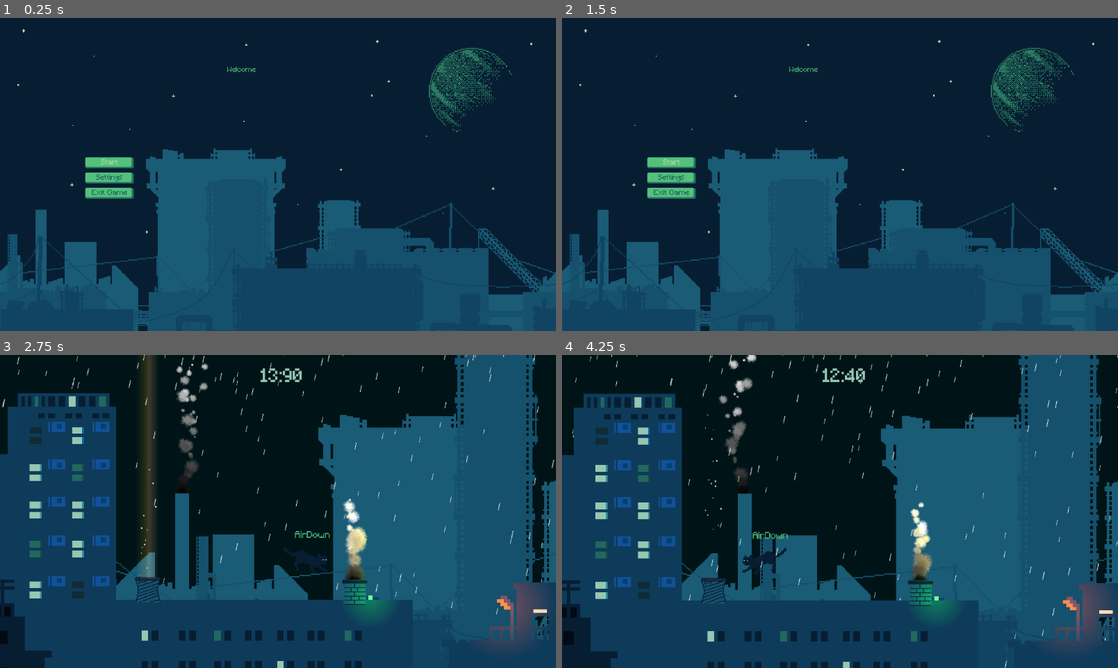
Above: before the commit, frames 1-4 (two rows, left to right).
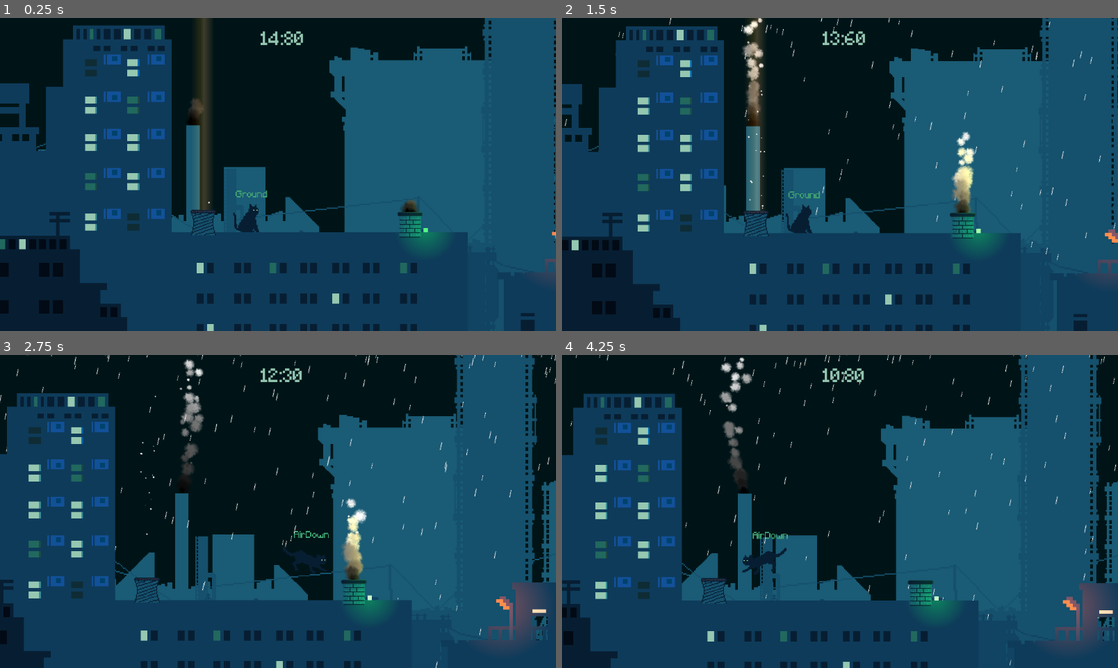
Above: after the commit, the same moments.

Repository: DEVizzent/mermelada-jam-2023
Game: Godot game, scene res://Levels/Level2/Level2.tscn
The game is run twice, just before and just after one commit, with the same random seed, the same clock (stepped at 60 frames per second) and the same inputs. Before the commit the project starts from res://Inicio/StartMenu.tscn.
Inputs (mouse positions are in pixels of both pictures, inside the frame that each line leads up to):
- Up to frame 1 (0.25 s): no input
- Up to frame 2 (1.5 s): click (673, 161) at 0.5 s, where only the run before the commit has a clickable "Start"; click (673, 161) at 1.25 s, where only the run before the commit has a clickable "Start"
- Up to frame 3 (2.75 s): move the mouse to (400, 495) at 2.02 s; hold Right (ui_right) from 2.03 s (still down); hold Space (jump) from 2.03 s (still down); click (400, 495) at 2.17 s
- Up to frame 4 (4.25 s): release Right (ui_right) at 2.75 s; release Space (jump) at 2.75 s; drag from (728, 527) to (867, 561) at 2.77 s; move the mouse to (895, 442) at 3.52 s; hold Left (ui_left) from 3.53 s (still down); hold Space (jump) from 3.53 s (still down)

The runs differ from the first frame. In frame 1, 79% of the frame differs, in the area x 0-100%, y 0-100%; in frame 2, 79%; in frame 3, 6.4%; in frame 4, 2.7%.

Commit message:
chimenea_hit working!

Diff:
--- a/Player/ClasesMachineState/machine_state.gd
+++ b/Player/ClasesMachineState/machine_state.gd
@@ -7,6 +7,8 @@
 @export var air_up_state : State
 @export var air_down_state : State
 @export var stop_state : State
+@export var chimenea_hit_state : ChimeneaHitState
+@export var vapor_hit_state : State
 
 @export var current_state : State
 @export_group("Array Miaus")
@@ -51,7 +53,10 @@
 	print("falta programar reaccion")
 
 func _on_hit_box_area_entered(area : Area2D):
-	if area.get_parent().is_in_group("chimenea"):
-		print("chimenea hit")
-	elif area.get_parent().is_in_group("vapor"):
-		print("vapor hit")
+	if area.is_in_group("chimenea"):
+		animated_sprite.play("damage")
+		chimenea_hit_state.posicion_chimenea = area.global_position
+		current_state.next_state = chimenea_hit_state
+	elif area.is_in_group("vapor"):
+		animated_sprite.play("jump_up")
+		current_state.next_state = vapor_hit_state
--- a/Player/Player.tscn
+++ b/Player/Player.tscn
@@ -13,6 +13,7 @@
 [ext_resource type="AudioStream" uid="uid://etk3wp88goh2" path="res://Player/SoundEffects/miau1.mp3" id="10_f2ve2"]
 [ext_resource type="Script" path="res://Player/States/ChimeneaHit.gd" id="10_gcmi4"]
 [ext_resource type="AudioStream" uid="uid://qnocn6q6hcd6" path="res://Player/SoundEffects/miau2.mp3" id="11_ol40c"]
+[ext_resource type="Script" path="res://Player/States/VaporHit.gd" id="12_8usea"]
 [ext_resource type="AudioStream" uid="uid://osigtrnhmhdg" path="res://Player/SoundEffects/miau_muerte.mp3" id="12_80kx0"]
 [ext_resource type="AudioStream" uid="uid://wph7mpknp5cq" path="res://Player/SoundEffects/miau3.mp3" id="12_i44d4"]
 [ext_resource type="AudioStream" uid="uid://b2omhfempkadv" path="res://Player/SoundEffects/miau4.mp3" id="13_fdca7"]
@@ -307,7 +308,7 @@
 frame = 7
 frame_progress = 1.0
 
-[node name="MachineState" type="Node" parent="." node_paths=PackedStringArray("character", "animated_sprite", "ground_state", "air_up_state", "air_down_state", "stop_state", "current_state", "array_miaus")]
+[node name="MachineState" type="Node" parent="." node_paths=PackedStringArray("character", "animated_sprite", "ground_state", "air_up_state", "air_down_state", "stop_state", "chimenea_hit_state", "vapor_hit_state", "current_state", "array_miaus")]
 script = ExtResource("6_hf7wk")
 character = NodePath("..")
 animated_sprite = NodePath("../AnimatedSprite2D")
@@ -315,6 +316,8 @@
 air_up_state = NodePath("AirUp")
 air_down_state = NodePath("AirDown")
 stop_state = NodePath("Stop")
+chimenea_hit_state = NodePath("ChimeneaHit")
+vapor_hit_state = NodePath("VaporHit")
 current_state = NodePath("Ground")
 array_miaus = [NodePath("../Miaus/Miau1"), NodePath("../Miaus/Miau2"), NodePath("../Miaus/Miau3"), NodePath("../Miaus/Miau4"), NodePath("../Miaus/Miau5"), NodePath("../Miaus/Miau6"), NodePath("../Miaus/Miau7"), NodePath("../Miaus/Miau8"), NodePath("../Miaus/Miau9")]
 
@@ -340,6 +343,10 @@
 
 [node name="ChimeneaHit" type="Node" parent="MachineState"]
 script = ExtResource("10_gcmi4")
+can_move = false
+
+[node name="VaporHit" type="Node" parent="MachineState"]
+script = ExtResource("12_8usea")
 
 [node name="Miaus" type="Node" parent="."]
 
@@ -408,5 +415,6 @@
 position = Vector2(-1, -5)
 shape = SubResource("CapsuleShape2D_sx1in")
 
+[connection signal="animation_finished" from="AnimatedSprite2D" to="MachineState" method="_on_animaciones_animation_finished"]
 [connection signal="timeout" from="MachineState/Ground/CoyoteTimer" to="MachineState/Ground" method="coyote_time_end"]
 [connection signal="area_entered" from="hitBox" to="MachineState" method="_on_hit_box_area_entered"]
--- a/Player/States/ChimeneaHit.gd
+++ b/Player/States/ChimeneaHit.gd
@@ -1,4 +1,29 @@
 extends State
+class_name ChimeneaHitState
+
+var posicion_chimenea : Vector2
+var push_force_x : int = 900
+var push_force_y : int = -400
 
 func on_enter():
+	if character.global_position.x < posicion_chimenea.x:
+		push_left()
+	else:
+		push_right()
+	print(character.global_position.x, " i ", posicion_chimenea.x)
 	print("im on chimenea hit y hay que progrmar aquí la reaccion del gatete")
+
+func push_left():
+	print("push left")
+	character.velocity = Vector2(-push_force_x, push_force_y)
+	character.move_and_slide()
+
+func push_right():
+	print("psh right")
+	character.velocity = Vector2(push_force_x, push_force_y)
+	character.move_and_slide()
+
+func on_animatedSprite2D_anim_finish(anim_name):
+	print("end animation, ", anim_name)
+	if anim_name == "damage":
+		next_state = machine_state.ground_state
--- /dev/null
+++ b/Player/States/VaporHit.gd
@@ -0,0 +1,11 @@
+extends State
+
+
+# Called when the node enters the scene tree for the first time.
+func _ready():
+	pass # Replace with function body.
+
+
+# Called every frame. 'delta' is the elapsed time since the previous frame.
+func _process(delta):
+	pass
--- a/project.godot
+++ b/project.godot
@@ -11,7 +11,7 @@
 [application]
 
 config/name="MermeladaJam"
-run/main_scene="res://Inicio/StartMenu.tscn"
+run/main_scene="res://Levels/Level2/Level2.tscn"
 config/features=PackedStringArray("4.1", "Forward Plus")
 boot_splash/bg_color=Color(0.00392157, 0.109804, 0.25098, 1)
 
Not shown: 1 places in Player/Player.tscn that only renumber resources
